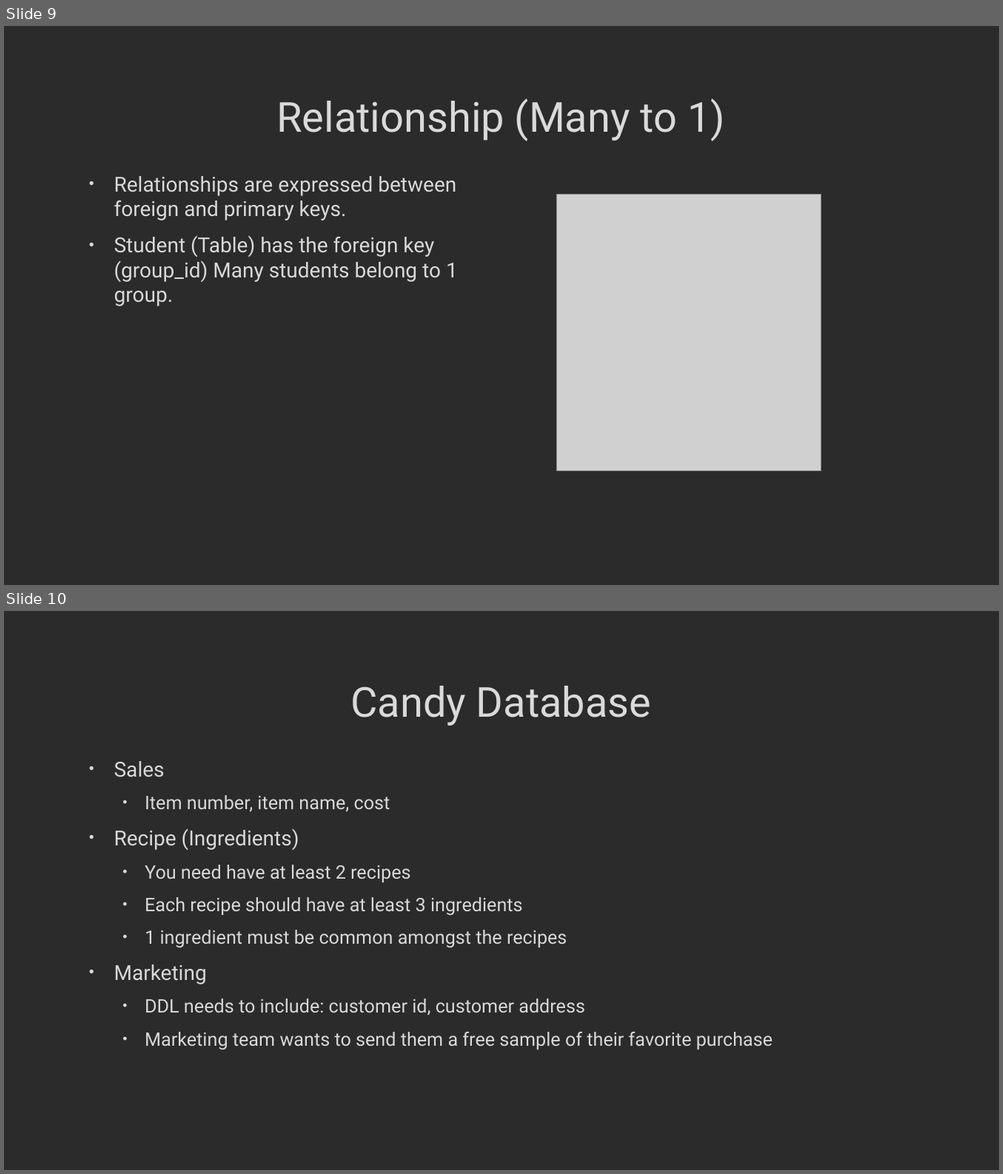
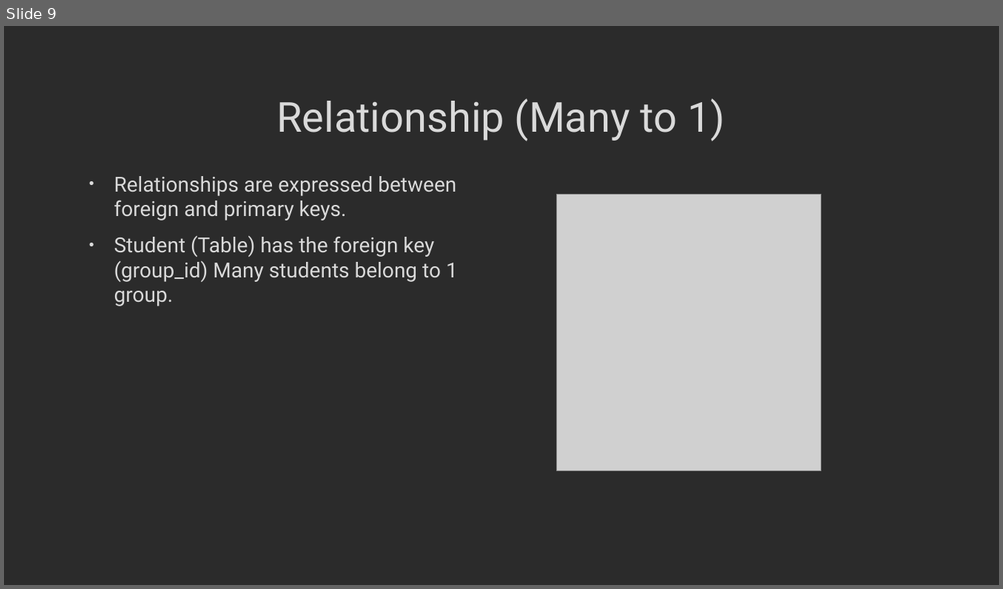
Before and after one commit to MGIS-UMN/GIS5577_week7, a slide deck: Entity_Relationship_Diagram.odp. Shown one above the other, each under a label of ours: slides 9 and 10 before the commit, slide 9 after it. The pictures are 1003x1174 and 1003x589 pixels, drawn with LibreOffice and Linux fonts; fonts in the diff are those of the drawing; grey boxes stand for pictures; background and template pictures are left out; a plain dark background stands for a picture behind light text. Boxes give left, top, right and bottom in pixels: in the first picture for what was removed or moved away, otherwise in the second. Text is boxed around its words. In the diff, an @@ line names an element or a change of style, - is before the commit and + after.

Commit message:
updated for 2024 - removed the candy database stuff

```diff
--- a/Entity_Relationship_Diagram.odp
+++ b/Entity_Relationship_Diagram.odp
@@ slide 10 removed at <box>4,611,999,1170</box>, background picture (left out) @@
@@ title removed at <box>350,686,651,726</box> @@
-Candy Database
@@ text removed at <box>114,761,772,1050</box> @@
-• Sales
-  • Item number, item name, cost
-• Recipe (Ingredients)
-  • You need have at least 2 recipes
-  • Each recipe should have at least 3 ingredients
-  • 1 ingredient must be common amongst the recipes
-• Marketing
-  • DDL needs to include: customer id, customer address
-  • Marketing team wants to send them a free sample of their favorite purchase
```
Also in this commit, not shown: 2 slides added, 4 other slides removed.
